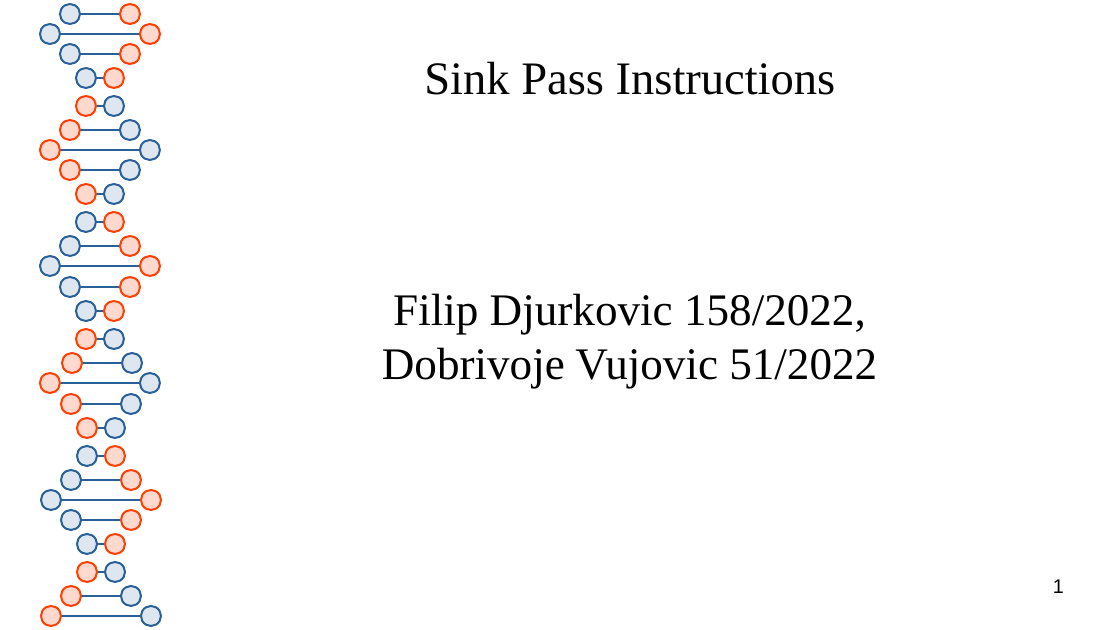
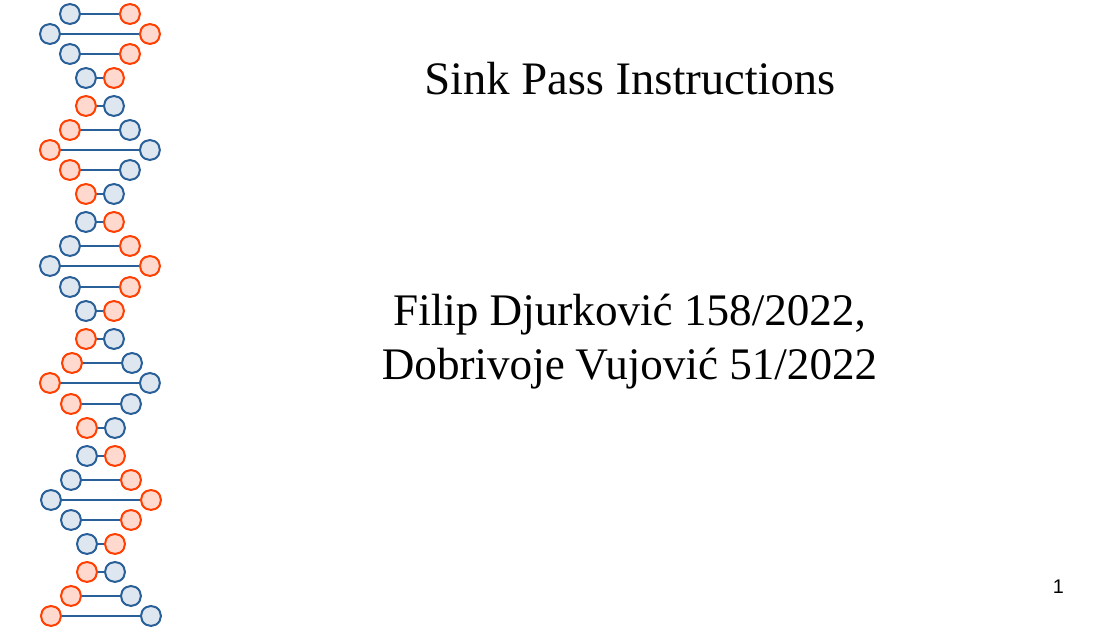
Before and after one commit to Itra7/LLVM-sink, a slide deck: slide 1 of prezentacijasink.odp. Drawn at 1120x630 pixels with LibreOffice and Linux fonts; fonts in the diff are those of the drawing. Boxes give left, top, right and bottom in pixels: in the first picture for what was removed or moved away, otherwise in the second. Text is boxed around its words. In the diff, an @@ line names an element or a change of style, - is before the commit and + after.

```diff
--- a/prezentacijasink.odp
+++ b/prezentacijasink.odp
@@ subtitle at (x1=382, y1=293, x2=877, y2=389): text changed @@
-Filip Djurkovic 158/2022,
-Dobrivoje Vujovic 51/2022
+Filip Djurković 158/2022,
+Dobrivoje Vujović 51/2022
```
Also in this commit, not shown: 4 other slides changed, 1 slide removed.
